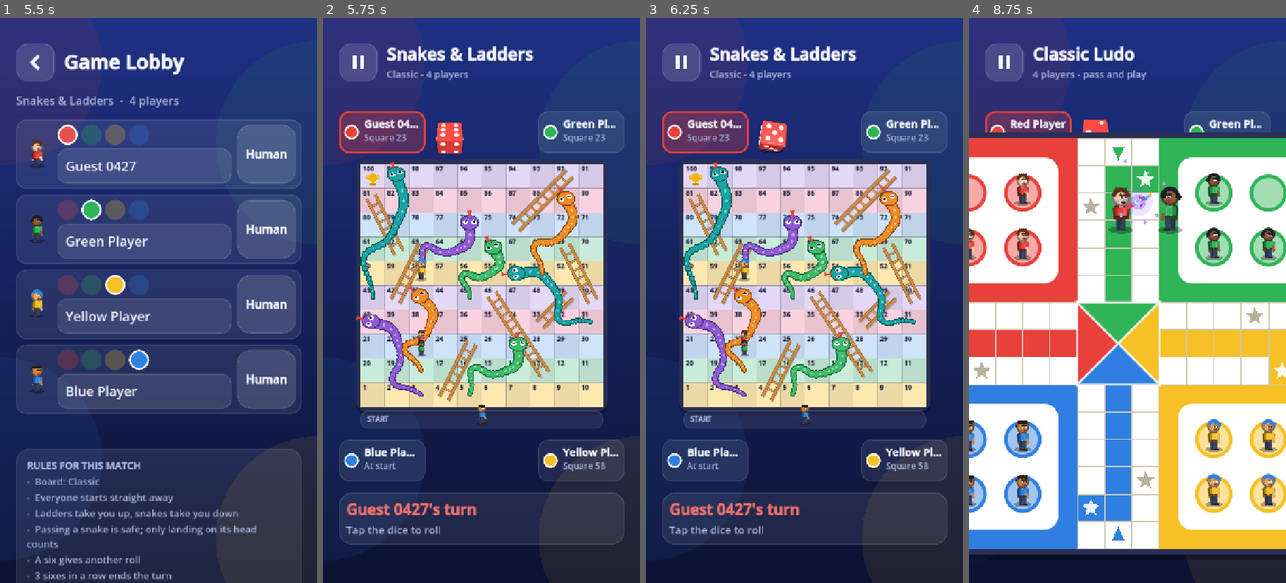
Above: before the commit, frames 1-4 (left to right).
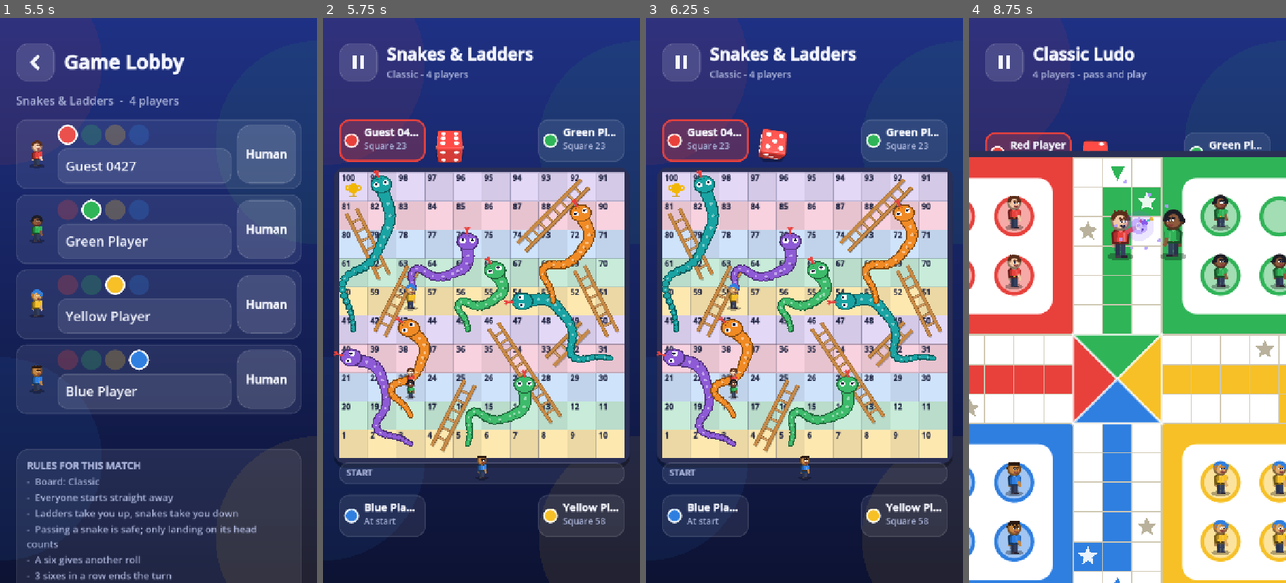
Above: after the commit, the same moments.

Repository: xtremrakib007/RsLUDO
Game: Godot game, scene res://tools/screenshots.tscn
Same seed, same stepped clock (60 frames per second), same inputs: the game is played once before the commit and once after it. This scene is started directly instead of the project's main scene.
Inputs (mouse positions are in pixels of both pictures, inside the frame that each line leads up to; where the layout moved, square brackets give the same spot in the first picture):
- Up to frame 1 (5.5 s): click (158, 68) at 0.52 s; click (34, 63) at 1.25 s; click (69, 317) at 2.02 s; tap Enter at 2.75 s; move the mouse to (228, 272) at 2.77 s; click (228, 272) at 2.92 s; drag from (95, 328) to (142, 413) at 3.52 s; click "<" at 4.25 s; click (66, 136) at 5.02 s
- Up to frame 2 (5.75 s): no input
- Up to frame 3 (6.25 s): click (772, 142) [772, 131] at 5.75 s
- Up to frame 4 (8.75 s): click (1095, 153) [1095, 131] at 6.5 s; click (1095, 153) [1095, 131] at 7.25 s; click (1095, 153) [1095, 131] at 8 s

Frame 1 is identical in both runs. In frame 2, 49% of the frame differs, in the area x 3-97%, y 16-94%; in frame 3, 49%; in frame 4, 53%, in the area x 0-100%, y 16-100%.

Commit message:
Hide the turn card, bigger board, smoother softer dice sound
Whose turn it is already shows on the highlighted player card and by where the
dice sits, so the bottom "X's turn / Tap the dice" card is hidden and the board
gets the space. The dice roll is now a soft muffled swell with a few gentle
wooden knocks and a soft landing, played quieter. The subtitle mentions bots.

Co-Authored-By: Claude Opus 5.5 <noreply@anthropic.com>
Claude-Session: https://claude.ai/code/session_01PxNJNDQdbjEGoucC67j9Ub

Diff:
--- a/scripts/audio/sound_synth.gd
+++ b/scripts/audio/sound_synth.gd
@@ -15,14 +15,13 @@
 const RECIPES := {
 	"click": [[Wave.SINE, 1100, 900, 0.0, 0.045, 0.35, 0.002]],
 	"step": [[Wave.SINE, 260, 170, 0.0, 0.07, 0.35, 0.003], [Wave.NOISE, 0, 0, 0.0, 0.04, 0.12, 0.001, 0.25]],
-	# Soft wooden rattle: low-passed taps, gentle attack.
+	# Smooth, soft roll: a muffled swell with a few gentle wooden knocks.
 	"dice": [
-		[Wave.NOISE, 0, 0, 0.00, 0.05, 0.22, 0.004, 0.3], [Wave.NOISE, 0, 0, 0.10, 0.05, 0.2, 0.004, 0.28],
-		[Wave.NOISE, 0, 0, 0.19, 0.05, 0.18, 0.004, 0.3], [Wave.NOISE, 0, 0, 0.30, 0.05, 0.15, 0.004, 0.26],
-		[Wave.NOISE, 0, 0, 0.42, 0.05, 0.12, 0.004, 0.28], [Wave.NOISE, 0, 0, 0.55, 0.05, 0.09, 0.004, 0.26],
-		[Wave.SINE, 520, 420, 0.0, 0.05, 0.08, 0.003], [Wave.SINE, 480, 400, 0.19, 0.05, 0.06, 0.003],
+		[Wave.NOISE, 0, 0, 0.00, 0.55, 0.16, 0.18, 0.06],
+		[Wave.SINE, 360, 300, 0.06, 0.07, 0.1, 0.012], [Wave.SINE, 340, 290, 0.21, 0.07, 0.08, 0.012],
+		[Wave.SINE, 330, 280, 0.36, 0.07, 0.06, 0.012],
 	],
-	"dice_land": [[Wave.SINE, 130, 70, 0.0, 0.14, 0.35, 0.004], [Wave.NOISE, 0, 0, 0.0, 0.06, 0.12, 0.003, 0.2]],
+	"dice_land": [[Wave.SINE, 120, 85, 0.0, 0.18, 0.22, 0.012], [Wave.NOISE, 0, 0, 0.0, 0.1, 0.06, 0.01, 0.08]],
 	"dice_move": [[Wave.NOISE, 0, 0, 0.0, 0.3, 0.18, 0.12, 0.35]],
 	"charge": [[Wave.SINE, 180, 1300, 0.0, 0.45, 0.35, 0.05], [Wave.TRIANGLE, 360, 2600, 0.0, 0.45, 0.12, 0.05]],
 	"zap": [[Wave.SQUARE, 1500, 180, 0.0, 0.35, 0.3, 0.005], [Wave.SAW, 900, 120, 0.0, 0.3, 0.2, 0.005], [Wave.NOISE, 0, 0, 0.0, 0.15, 0.2, 0.002, 0.8]],
--- a/scripts/ui/screens/game_screen.gd
+++ b/scripts/ui/screens/game_screen.gd
@@ -4,7 +4,7 @@
 
 const AUTO_MOVE_DELAY := 0.3
 ## Space used by everything except the board (header, player rows, dice panel, gaps, margins).
-const NON_BOARD_HEIGHT := 680.0
+const NON_BOARD_HEIGHT := 520.0
 
 var board: BoardView
 var local_match: LocalMatch
--- a/scripts/ui/screens/match_screen.gd
+++ b/scripts/ui/screens/match_screen.gd
@@ -55,7 +55,10 @@
 
 
 func _subtitle() -> String:
-	return "%d players - pass and play" % _config.player_count()
+	var bots := _config.bot_count()
+	if bots == 0:
+		return "%d players - pass and play" % _config.player_count()
+	return "%d players - %d %s" % [_config.player_count(), bots, "bot" if bots == 1 else "bots"]
 
 
 # --- Player panels ------------------------------------------------------
@@ -140,9 +143,11 @@
 
 # --- Dice ---------------------------------------------------------------
 
-## The turn/hint card. The dice itself floats beside the current player's card.
+## Creates the dice. Whose turn it is shows on the player cards and by where the
+## dice sits, so the old turn/hint card is kept hidden.
 func _dice_panel() -> Control:
 	var panel := UIKit.card(Palette.PANEL, 28, 16)
+	panel.visible = false
 	var row := HBoxContainer.new()
 	row.add_theme_constant_override("separation", 20)
 	var texts := VBoxContainer.new()
@@ -246,9 +251,9 @@
 
 
 func _animate_dice(value: int) -> void:
-	Sfx.play("dice", -4.0, 0.06)
+	Sfx.play("dice", -6.0, 0.04)
 	await _dice.roll_to(value)
-	Sfx.play("dice_land", -4.0)
+	Sfx.play("dice_land", -6.0)
 	var pop := create_tween()
 	pop.tween_property(_dice, "scale", Vector2(1.12, 1.12), 0.08)
 	pop.tween_property(_dice, "scale", Vector2.ONE, 0.12)
--- a/scripts/ui/screens/snl_game_screen.gd
+++ b/scripts/ui/screens/snl_game_screen.gd
@@ -4,7 +4,7 @@
 ## to make, so no pawn tapping is needed.
 
 ## Space used by everything except the board (header, player rows, dice panel, gaps, margins).
-const NON_BOARD_HEIGHT := 680.0
+const NON_BOARD_HEIGHT := 520.0
 
 var board: SnlBoardView
 var snl_match: SnlMatch
